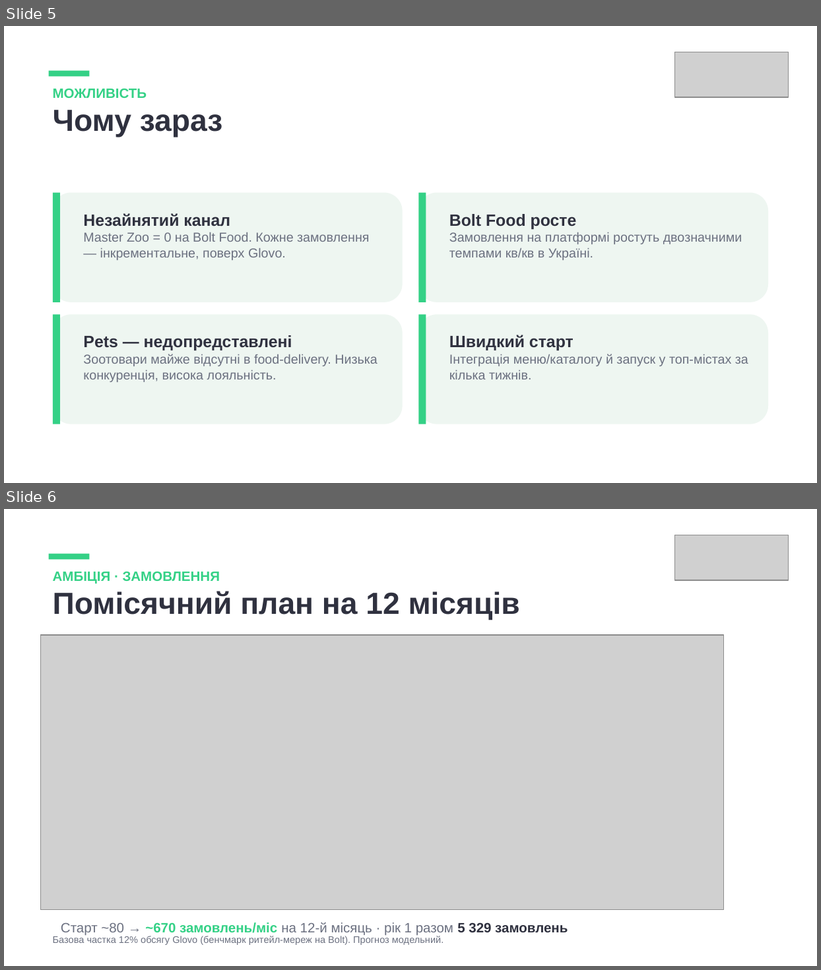
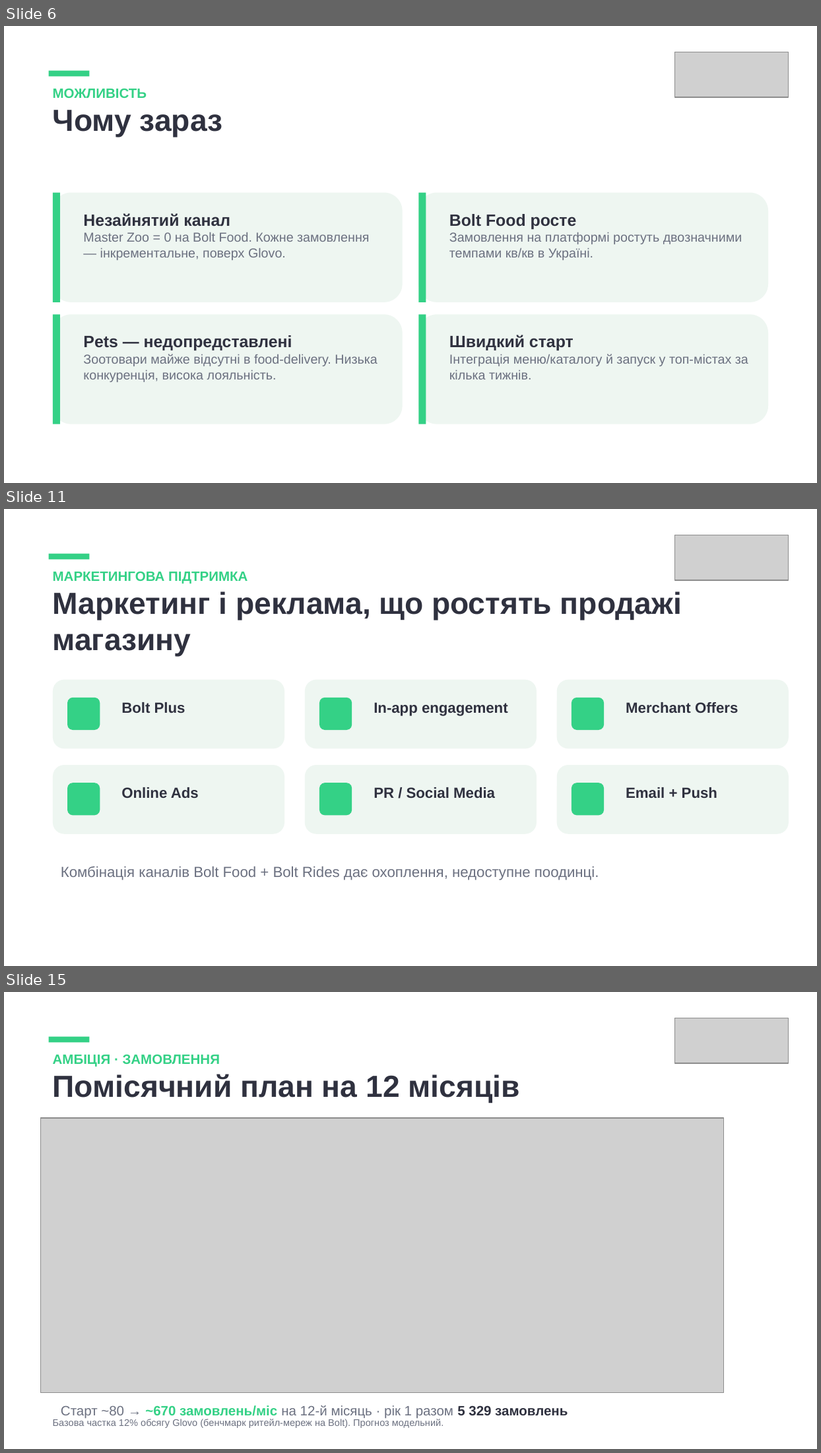
Before and after one commit to yuliianikolaieva/getplaced-report, a slide deck: Master-Zoo-Bolt-Food-Partnership.pptx. Shown one above the other, each under a label of ours: slides 5 and 6 before the commit, slides 6, 11 and 15 after it; the slides between them are not shown. The pictures are 821x970 and 821x1453 pixels, drawn with LibreOffice and Linux fonts; fonts in the diff are those of the drawing; grey boxes stand for pictures. Boxes give left, top, right and bottom in pixels: in the first picture for what was removed or moved away, otherwise in the second. Text is boxed around its words. In the diff, an @@ line names an element or a change of style, - is before the commit and + after.

```diff
--- a/Master-Zoo-Bolt-Food-Partnership.pptx
+++ b/Master-Zoo-Bolt-Food-Partnership.pptx
@@ slide 11 added at [4, 509, 817, 966], background #FFFFFF @@
@@ picture added at [675, 535, 789, 580] @@
@@ rectangle added at [49, 554, 89, 559], fill #34D186 @@
@@ text added at [53, 571, 682, 657], 27 pt, text #2F313F, bold @@
+МАРКЕТИНГОВА ПІДТРИМКА
+Маркетинг і реклама, що ростять продажі магазину
@@ rounded rectangle added at [53, 680, 284, 749], fill #EEF6F1 @@
@@ rounded rectangle added at [305, 680, 537, 749], fill #EEF6F1 @@
@@ rounded rectangle added at [557, 680, 789, 749], fill #EEF6F1 @@
@@ rounded rectangle added at [67, 698, 100, 730], fill #34D186 @@
@@ text added at [121, 702, 186, 713], 13 pt, text #2F313F, bold @@
+Bolt Plus
@@ rounded rectangle added at [319, 698, 352, 730], fill #34D186 @@
@@ text added at [374, 702, 508, 716], 13 pt, text #2F313F, bold @@
+In-app engagement
@@ rounded rectangle added at [572, 698, 604, 730], fill #34D186 @@
@@ text added at [626, 702, 738, 713], 13 pt, text #2F313F, bold @@
+Merchant Offers
@@ rounded rectangle added at [53, 765, 284, 834], fill #EEF6F1 @@
@@ rounded rectangle added at [305, 765, 537, 834], fill #EEF6F1 @@
@@ rounded rectangle added at [557, 765, 789, 834], fill #EEF6F1 @@
@@ rounded rectangle added at [67, 783, 100, 815], fill #34D186 @@
@@ rounded rectangle added at [319, 783, 352, 815], fill #34D186 @@
@@ rounded rectangle added at [572, 783, 604, 815], fill #34D186 @@
@@ text added at [121, 788, 199, 799], 13 pt, text #2F313F, bold @@
+Online Ads
@@ text added at [374, 788, 495, 798], 13 pt, text #2F313F, bold @@
+PR / Social Media
@@ text added at [626, 788, 717, 798], 13 pt, text #2F313F, bold @@
+Email + Push
@@ text added at [61, 867, 599, 881], 13 pt, text #6B7080 @@
+Комбінація каналів Bolt Food + Bolt Rides дає охоплення, недоступне поодинці.
@@ what was slide 5 is now slide 6 @@
@@ what was slide 6 is now slide 15 @@
```
Also in this commit, not shown: 1 slide changed, 8 other slides added, 2 other files.
